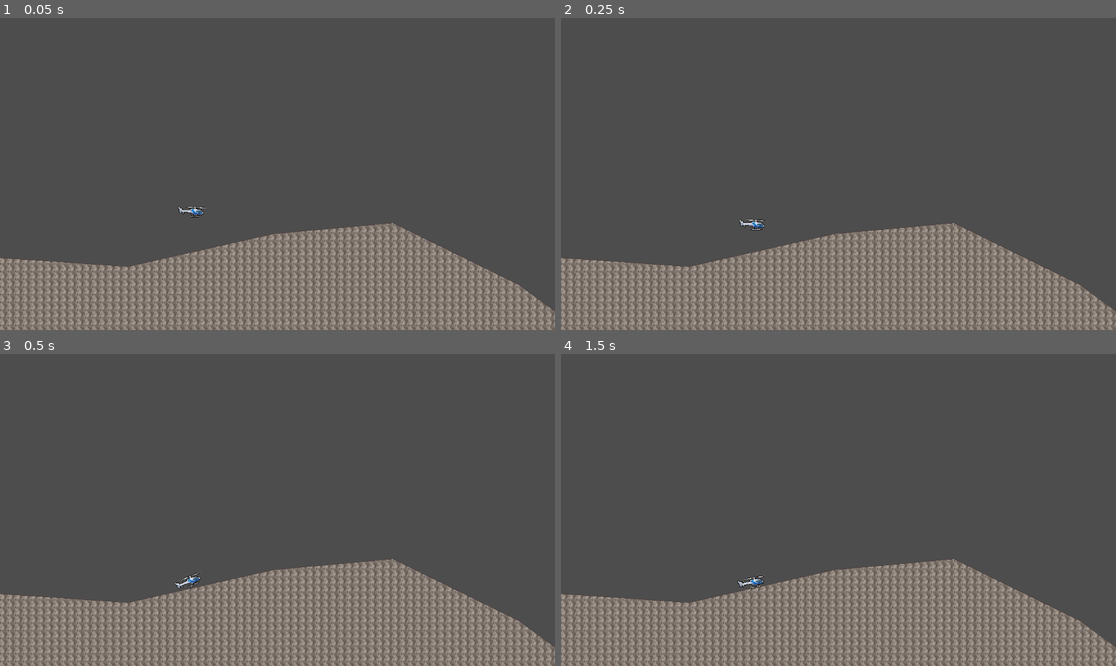
Above: before the commit, frames 1-4 (two rows, left to right).
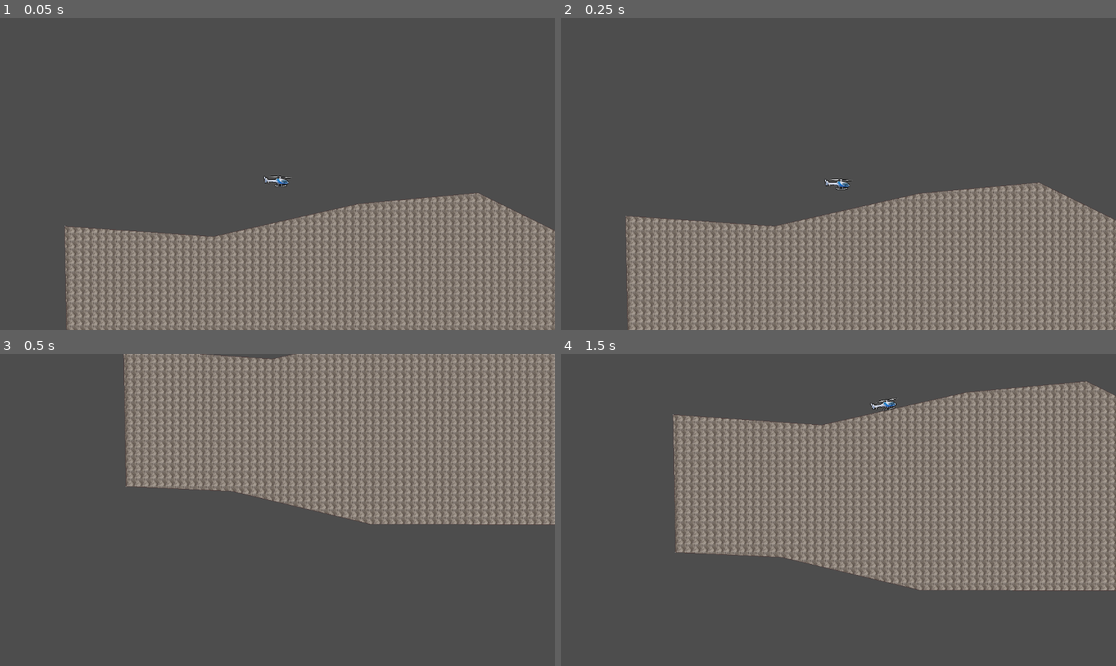
Above: after the commit, the same moments.

Repository: crispyBrownWork/fathelicopter
Game: Godot game, scene res://world_environment.tscn
Same seed, same stepped clock (60 frames per second), same inputs: the game is played once before the commit and once after it.
Inputs (mouse positions are in pixels of both pictures, inside the frame that each line leads up to):
- Up to frame 1 (0.05 s): no input
- Up to frame 2 (0.25 s): no input
- Up to frame 3 (0.5 s): no input
- Up to frame 4 (1.5 s): tap Enter at 0.5 s; move the mouse to (960, 494) at 0.52 s; hold Right (ui_right) 0.53-1.25 s; hold Alt 0.53-1.25 s; click (960, 494) at 0.67 s; tap Space at 0.77 s; drag from (727, 525) to (810, 572) at 1.27 s

The runs differ from the first frame. In frame 1, 16% of the frame differs, in the area x 0-100%, y 50-100%; in frame 2, 22%; in frame 3, 60%; in frame 4, 62%, in the area x 0-100%, y 8-100%.

Commit message:
wip camera

Diff:
--- /dev/null
+++ b/Camera2D.gd
@@ -0,0 +1,9 @@
+extends Camera2D
+
+@export var target: NodePath  # Path to the target node (e.g., the player)
+
+func _process(delta: float) -> void:
+	if target:
+		# Get the target's global position and set the camera's position
+		var target_node = get_node(target)
+		position = target_node.global_position
--- a/RigidBody2D.gd
+++ b/RigidBody2D.gd
@@ -1,7 +1,7 @@
 extends RigidBody2D
 
 
-@export var torque_strength: float = 2000.0  # Strength of the rotational force
+@export var torque_strength: float = 3000.0  # Strength of the rotational force
 @export var return_torque: float = 1000.0  # Torque strength to return to upright position
 @export var max_rotation_degrees: float = 180.0  # Maximum rotation limit
 @export var force_strength: float = 500.0 # Strength of the force applied
--- a/project.godot
+++ b/project.godot
@@ -18,3 +18,38 @@
 [editor_plugins]
 
 enabled=PackedStringArray("res://addons/rmsmartshape/plugin.cfg")
+
+[input]
+
+ui_left={
+"deadzone": 0.5,
+"events": [Object(InputEventKey,"resource_local_to_scene":false,"resource_name":"","device":0,"window_id":0,"alt_pressed":false,"shift_pressed":false,"ctrl_pressed":false,"meta_pressed":false,"pressed":false,"keycode":4194319,"physical_keycode":0,"key_label":0,"unicode":0,"echo":false,"script":null)
+, Object(InputEventJoypadButton,"resource_local_to_scene":false,"resource_name":"","device":0,"button_index":13,"pressure":0.0,"pressed":false,"script":null)
+, Object(InputEventJoypadMotion,"resource_local_to_scene":false,"resource_name":"","device":0,"axis":0,"axis_value":-1.0,"script":null)
+, Object(InputEventKey,"resource_local_to_scene":false,"resource_name":"","device":-1,"window_id":0,"alt_pressed":false,"shift_pressed":false,"ctrl_pressed":false,"meta_pressed":false,"pressed":false,"keycode":0,"physical_keycode":65,"key_label":0,"unicode":97,"echo":false,"script":null)
+]
+}
+ui_right={
+"deadzone": 0.5,
+"events": [Object(InputEventKey,"resource_local_to_scene":false,"resource_name":"","device":0,"window_id":0,"alt_pressed":false,"shift_pressed":false,"ctrl_pressed":false,"meta_pressed":false,"pressed":false,"keycode":4194321,"physical_keycode":0,"key_label":0,"unicode":0,"echo":false,"script":null)
+, Object(InputEventJoypadButton,"resource_local_to_scene":false,"resource_name":"","device":0,"button_index":14,"pressure":0.0,"pressed":false,"script":null)
+, Object(InputEventJoypadMotion,"resource_local_to_scene":false,"resource_name":"","device":0,"axis":0,"axis_value":1.0,"script":null)
+, Object(InputEventKey,"resource_local_to_scene":false,"resource_name":"","device":-1,"window_id":0,"alt_pressed":false,"shift_pressed":false,"ctrl_pressed":false,"meta_pressed":false,"pressed":false,"keycode":0,"physical_keycode":68,"key_label":0,"unicode":100,"echo":false,"script":null)
+]
+}
+ui_up={
+"deadzone": 0.5,
+"events": [Object(InputEventKey,"resource_local_to_scene":false,"resource_name":"","device":0,"window_id":0,"alt_pressed":false,"shift_pressed":false,"ctrl_pressed":false,"meta_pressed":false,"pressed":false,"keycode":4194320,"physical_keycode":0,"key_label":0,"unicode":0,"echo":false,"script":null)
+, Object(InputEventJoypadButton,"resource_local_to_scene":false,"resource_name":"","device":0,"button_index":11,"pressure":0.0,"pressed":false,"script":null)
+, Object(InputEventJoypadMotion,"resource_local_to_scene":false,"resource_name":"","device":0,"axis":1,"axis_value":-1.0,"script":null)
+, Object(InputEventKey,"resource_local_to_scene":false,"resource_name":"","device":-1,"window_id":0,"alt_pressed":false,"shift_pressed":false,"ctrl_pressed":false,"meta_pressed":false,"pressed":false,"keycode":0,"physical_keycode":87,"key_label":0,"unicode":119,"echo":false,"script":null)
+]
+}
+ui_down={
+"deadzone": 0.5,
+"events": [Object(InputEventKey,"resource_local_to_scene":false,"resource_name":"","device":0,"window_id":0,"alt_pressed":false,"shift_pressed":false,"ctrl_pressed":false,"meta_pressed":false,"pressed":false,"keycode":4194322,"physical_keycode":0,"key_label":0,"unicode":0,"echo":false,"script":null)
+, Object(InputEventJoypadButton,"resource_local_to_scene":false,"resource_name":"","device":0,"button_index":12,"pressure":0.0,"pressed":false,"script":null)
+, Object(InputEventJoypadMotion,"resource_local_to_scene":false,"resource_name":"","device":0,"axis":1,"axis_value":1.0,"script":null)
+, Object(InputEventKey,"resource_local_to_scene":false,"resource_name":"","device":-1,"window_id":0,"alt_pressed":false,"shift_pressed":false,"ctrl_pressed":false,"meta_pressed":false,"pressed":false,"keycode":0,"physical_keycode":83,"key_label":0,"unicode":115,"echo":false,"script":null)
+]
+}
--- a/world_environment.tscn
+++ b/world_environment.tscn
@@ -259,3 +259,23 @@
 [node name="CollisionShape2D" type="CollisionShape2D" parent="Heli"]
 rotation = 1.5708
 shape = SubResource("CapsuleShape2D_qbw6a")
+
+[node name="Camera2D" type="Camera2D" parent="Heli"]
+position = Vector2(-977, -538)
+scale = Vector2(9017.22, 80853.8)
+offset = Vector2(400, 200)
+anchor_mode = 0
+process_callback = 0
+limit_smoothed = true
+position_smoothing_enabled = true
+position_smoothing_speed = 20.0
+rotation_smoothing_enabled = true
+rotation_smoothing_speed = 0.0
+drag_horizontal_enabled = true
+drag_vertical_enabled = true
+drag_horizontal_offset = -1.0
+drag_vertical_offset = -1.0
+drag_left_margin = 0.0
+drag_top_margin = 0.0
+drag_right_margin = 0.0
+drag_bottom_margin = 0.0
Not shown: 12 places in world_environment.tscn that only renumber resources
